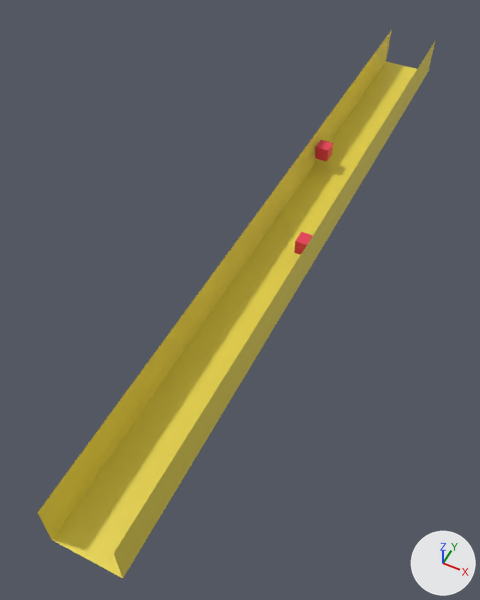
The Blender file Blender/Trench3new.blend as it was, and as the next commit left it.
Camera for both pictures: a 50 mm lens placed at (23.2, -14.5, 62.2), pointed at (-3.5, 38.9, -4.5). Lighting does not change. The marker at lower right points along +X, +Y and +Z.

Objects in the first picture: 'CubeObstacle0', 'CubeObstacle1', 'Trench 3', 'Wall left', 'Wall right'.
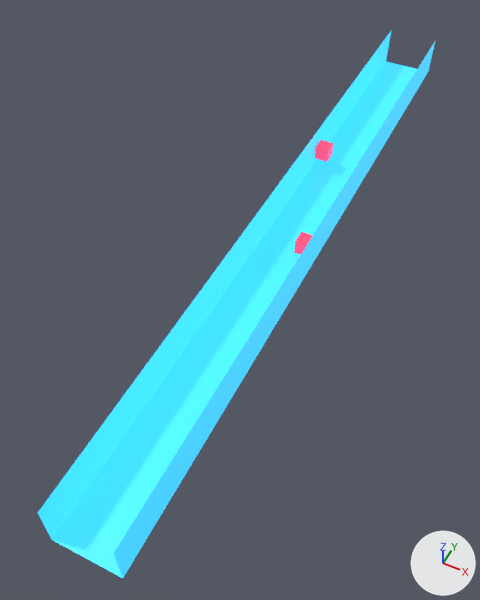
The newer file is also turned or shifted as a whole; pictures and numbers use the older file's frame.

Edits to the bpy script that builds the scene:
```text
Change mat_material_001:
    mat_material_001.base_color: (0.799, 0.658, 0.0666) -> (0.0369, 0.456, 0.799)  # yellow #e7d449 -> cyan #36b4e7
    add mat_material_001.emission_color = (0.0369, 0.456, 0.799)  # cyan #36b4e7
    add mat_material_001.emission_strength = 1.0
Change mat_material_002:
    add mat_material_002.emission_color = (0.799, 0.0437, 0.0976)  # red #e73b58
    add mat_material_002.emission_strength = 1.0
```

Location of each change, (x1, y1, x2, y2) in pixels of the pictures (480 x 600 px):
'Trench 3', recoloured (yellow to cyan)
    both: (52, 62, 417, 578)
'Wall left', recoloured (yellow to cyan)
    both: (38, 31, 391, 539)
'Wall right', recoloured (yellow to cyan)
    both: (114, 40, 436, 578)
'CubeObstacle1', recoloured
    both: (315, 140, 333, 162)
'CubeObstacle0', recoloured
    both: (294, 232, 313, 255)
